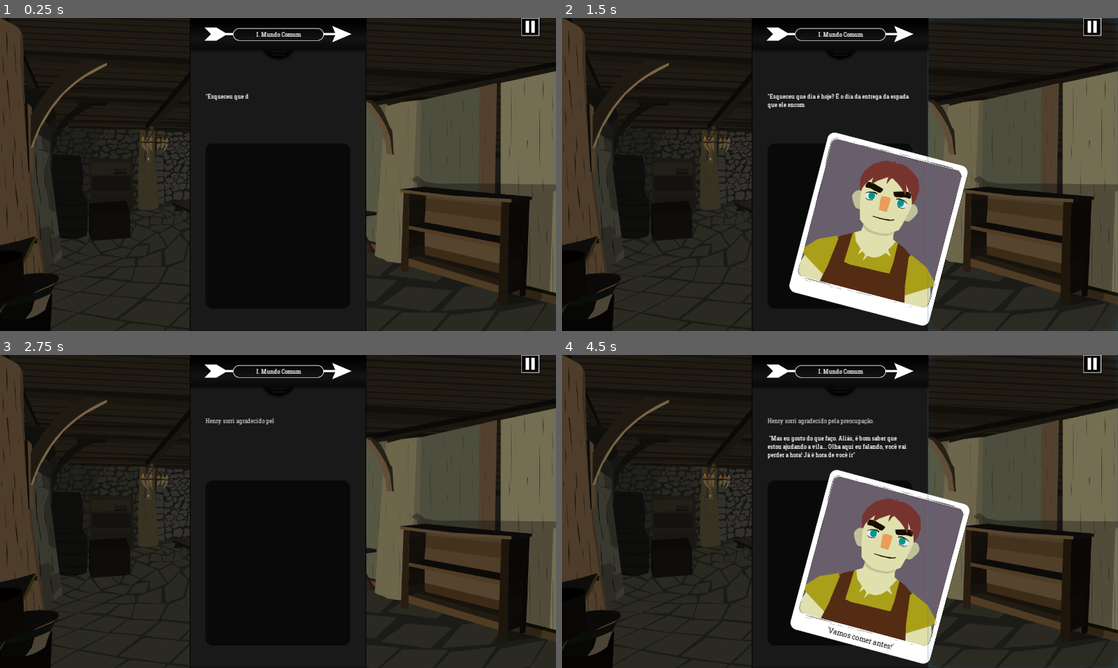
Above: before the commit, frames 1-4 (two rows, left to right).
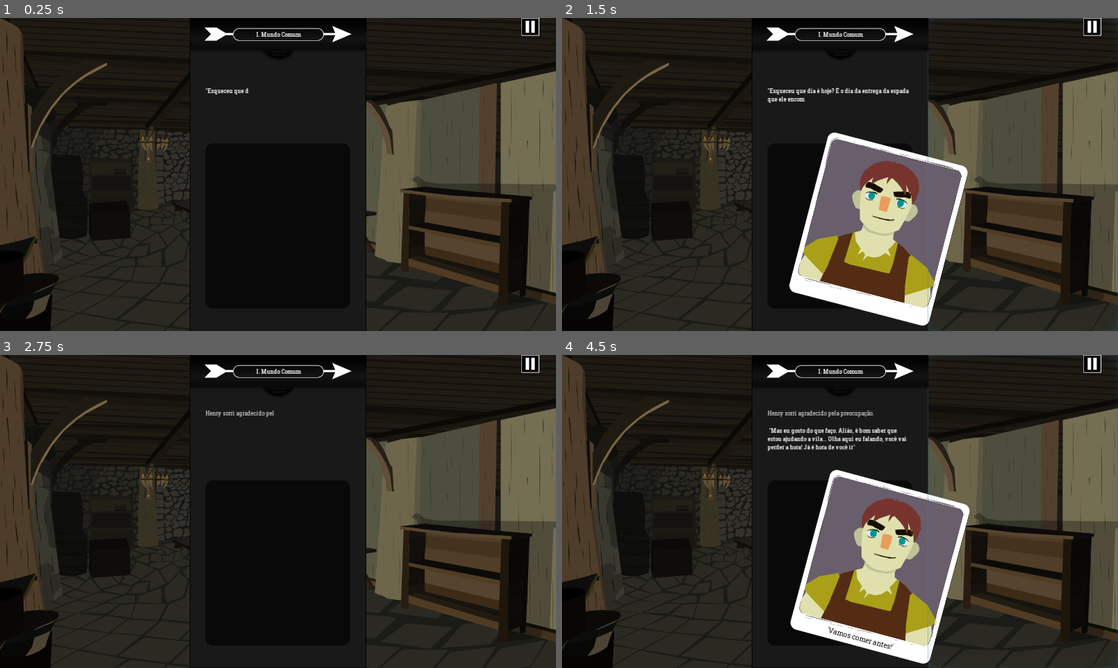
Above: after the commit, the same moments.

Repository: paulsep40/projeto1
Game: Godot game, scene res://Cenas/Historia/Jogo 3/Jogo3.tscn
Same seed, same stepped clock (60 frames per second), same inputs: the game is played once before the commit and once after it. This scene is started directly instead of the project's main scene.
Inputs (mouse positions are in pixels of both pictures, inside the frame that each line leads up to):
- Up to frame 1 (0.25 s): no input
- Up to frame 2 (1.5 s): click (656, 174) at 0.5 s; click (1023, 174) at 1.25 s
- Up to frame 3 (2.75 s): click (278, 511) at 2 s
- Up to frame 4 (4.5 s): click (656, 511) at 2.75 s; click (1023, 511) at 3.5 s; click (840, 511) at 4.25 s

The runs differ from the first frame. In frame 1, 0.2% of the frame differs, in the area x 37-45%, y 22-27%; in frame 2, 0.6%; in frame 3, 0.2%; in frame 4, 1.3%, in the area x 37-62%, y 17-34%.

Commit message:
b

Diff:
--- a/Cenas/Historia/Jogo 10/Jogo10.tscn
+++ b/Cenas/Historia/Jogo 10/Jogo10.tscn
@@ -444,9 +444,9 @@
 anchor_right = 0.0
 anchor_bottom = 0.0
 margin_left = 473.0
-margin_top = 147.0
+margin_top = 98.0
 margin_right = 806.0
-margin_bottom = 312.0
+margin_bottom = 263.0
 rect_pivot_offset = Vector2( 0, 0 )
 rect_clip_content = false
 mouse_filter = 0
@@ -462,7 +462,7 @@
 anchor_right = 0.0
 anchor_bottom = 0.0
 margin_right = 333.0
-margin_bottom = 161.0
+margin_bottom = 184.0
 rect_pivot_offset = Vector2( 0, 0 )
 rect_clip_content = true
 mouse_filter = 0
@@ -472,12 +472,16 @@
 custom_fonts/bold_font = SubResource( 4 )
 custom_fonts/normal_font = SubResource( 6 )
 bbcode_enabled = true
-bbcode_text = "Passando  na frente da feira popular, Ariel se depara com uma senhora desesperada falando com um vendedor..."
+bbcode_text = "A vila de Ordon é composta por várias casas simples, mesmo pequena, é sempre muito povoada!
+Existe um pequeno mercado no centro da vila, uma igreja ao norte e um campo de treinamento recém construído.
+Passando  na frente da feira popular, Ariel se depara com uma senhora desesperada falando com um vendedor..."
 visible_characters = -1
 percent_visible = 1.0
 meta_underlined = true
 tab_size = 1
-text = "Passando  na frente da feira popular, Ariel se depara com uma senhora desesperada falando com um vendedor..."
+text = "A vila de Ordon é composta por várias casas simples, mesmo pequena, é sempre muito povoada!
+Existe um pequeno mercado no centro da vila, uma igreja ao norte e um campo de treinamento recém construído.
+Passando  na frente da feira popular, Ariel se depara com uma senhora desesperada falando com um vendedor..."
 scroll_active = true
 scroll_following = false
 selection_enabled = false
--- a/Cenas/Historia/Jogo 11/Jogo11.tscn
+++ b/Cenas/Historia/Jogo 11/Jogo11.tscn
@@ -443,9 +443,9 @@
 anchor_right = 0.0
 anchor_bottom = 0.0
 margin_left = 473.0
-margin_top = 136.0
+margin_top = 125.0
 margin_right = 806.0
-margin_bottom = 301.0
+margin_bottom = 245.0
 rect_pivot_offset = Vector2( 0, 0 )
 rect_clip_content = false
 mouse_filter = 0
@@ -461,7 +461,7 @@
 anchor_right = 0.0
 anchor_bottom = 0.0
 margin_right = 333.0
-margin_bottom = 161.0
+margin_bottom = 122.0
 rect_pivot_offset = Vector2( 0, 0 )
 rect_clip_content = true
 mouse_filter = 0
--- a/Cenas/Historia/Jogo 15/Jogo15.tscn
+++ b/Cenas/Historia/Jogo 15/Jogo15.tscn
@@ -445,9 +445,9 @@
 anchor_right = 0.0
 anchor_bottom = 0.0
 margin_left = 473.0
-margin_top = 117.0
+margin_top = 102.0
 margin_right = 806.0
-margin_bottom = 262.0
+margin_bottom = 281.0
 rect_pivot_offset = Vector2( 0, 0 )
 rect_clip_content = false
 mouse_filter = 0
@@ -463,7 +463,7 @@
 anchor_right = 0.0
 anchor_bottom = 0.0
 margin_right = 333.0
-margin_bottom = 145.0
+margin_bottom = 181.0
 rect_pivot_offset = Vector2( 0, 0 )
 rect_clip_content = true
 mouse_filter = 0
@@ -475,7 +475,7 @@
 bbcode_enabled = true
 bbcode_text = "A mulher a encara em choque.[b] \"Você...é muito cruel...\"[/b] Ela então solta Ariel e segue seu caminho.
 Depois disso, Ariel se pega pensando em ir procurar o garoto ela mesma. Será que ela teria coragem para isso?
- Sem perceber, ela continua andando até chegar no campo de treino, onde seu treinador a recebe.
+Sem perceber, ela continua andando até chegar no campo de treino, onde seu treinador a recebe.
 [b]\"Bom dia Ariel! Você chegou um pouco atrasada...mas tudo bem. Está pronta para o Treino?\"[/b]"
 visible_characters = -1
 percent_visible = 1.0
@@ -483,7 +483,7 @@
 tab_size = 1
 text = "A mulher a encara em choque. \"Você...é muito cruel...\" Ela então solta Ariel e segue seu caminho.
 Depois disso, Ariel se pega pensando em ir procurar o garoto ela mesma. Será que ela teria coragem para isso?
- Sem perceber, ela continua andando até chegar no campo de treino, onde seu treinador a recebe.
+Sem perceber, ela continua andando até chegar no campo de treino, onde seu treinador a recebe.
 \"Bom dia Ariel! Você chegou um pouco atrasada...mas tudo bem. Está pronta para o Treino?\""
 scroll_active = true
 scroll_following = false
--- a/Cenas/Historia/Jogo 16/Jogo16.tscn
+++ b/Cenas/Historia/Jogo 16/Jogo16.tscn
@@ -445,9 +445,9 @@
 anchor_right = 0.0
 anchor_bottom = 0.0
 margin_left = 473.0
-margin_top = 117.0
+margin_top = 100.0
 margin_right = 806.0
-margin_bottom = 262.0
+margin_bottom = 245.0
 rect_pivot_offset = Vector2( 0, 0 )
 rect_clip_content = false
 mouse_filter = 0
@@ -463,7 +463,7 @@
 anchor_right = 0.0
 anchor_bottom = 0.0
 margin_right = 333.0
-margin_bottom = 145.0
+margin_bottom = 181.0
 rect_pivot_offset = Vector2( 0, 0 )
 rect_clip_content = true
 mouse_filter = 0
--- a/Cenas/Historia/Jogo 3/Jogo3.tscn
+++ b/Cenas/Historia/Jogo 3/Jogo3.tscn
@@ -186,7 +186,7 @@
 font_data = SubResource( 20 )
 _sections_unfolded = [ "Font", "Settings" ]
 
-[node name="Jogo" type="Control"]
+[node name="Jogo" type="Control" index="0"]
 
 anchor_left = 0.0
 anchor_top = 0.0
@@ -443,9 +443,9 @@
 anchor_right = 0.0
 anchor_bottom = 0.0
 margin_left = 473.0
-margin_top = 110.0
+margin_top = 97.0
 margin_right = 806.0
-margin_bottom = 275.0
+margin_bottom = 262.0
 rect_pivot_offset = Vector2( 0, 0 )
 rect_clip_content = false
 mouse_filter = 0
--- a/Cenas/Historia/Jogo 4/Jogo4.tscn
+++ b/Cenas/Historia/Jogo 4/Jogo4.tscn
@@ -443,9 +443,9 @@
 anchor_right = 0.0
 anchor_bottom = 0.0
 margin_left = 473.0
-margin_top = 142.0
+margin_top = 124.0
 margin_right = 806.0
-margin_bottom = 307.0
+margin_bottom = 234.0
 rect_pivot_offset = Vector2( 0, 0 )
 rect_clip_content = false
 mouse_filter = 0
@@ -461,7 +461,7 @@
 anchor_right = 0.0
 anchor_bottom = 0.0
 margin_right = 333.0
-margin_bottom = 161.0
+margin_bottom = 109.0
 rect_pivot_offset = Vector2( 0, 0 )
 rect_clip_content = true
 mouse_filter = 0
--- a/Cenas/Historia/Jogo 5/Jogo5.tscn
+++ b/Cenas/Historia/Jogo 5/Jogo5.tscn
@@ -186,7 +186,7 @@
 font_data = SubResource( 20 )
 _sections_unfolded = [ "Font", "Settings" ]
 
-[node name="Jogo" type="Control"]
+[node name="Jogo" type="Control" index="0"]
 
 anchor_left = 0.0
 anchor_top = 0.0
@@ -443,9 +443,9 @@
 anchor_right = 0.0
 anchor_bottom = 0.0
 margin_left = 473.0
-margin_top = 156.0
+margin_top = 142.0
 margin_right = 806.0
-margin_bottom = 321.0
+margin_bottom = 227.0
 rect_pivot_offset = Vector2( 0, 0 )
 rect_clip_content = false
 mouse_filter = 0
@@ -461,7 +461,7 @@
 anchor_right = 0.0
 anchor_bottom = 0.0
 margin_right = 333.0
-margin_bottom = 161.0
+margin_bottom = 85.0
 rect_pivot_offset = Vector2( 0, 0 )
 rect_clip_content = true
 mouse_filter = 0
--- a/Cenas/Historia/Jogo 7/Jogo7.tscn
+++ b/Cenas/Historia/Jogo 7/Jogo7.tscn
@@ -444,9 +444,9 @@
 anchor_right = 0.0
 anchor_bottom = 0.0
 margin_left = 473.0
-margin_top = 131.0
+margin_top = 126.0
 margin_right = 806.0
-margin_bottom = 296.0
+margin_bottom = 251.0
 rect_pivot_offset = Vector2( 0, 0 )
 rect_clip_content = false
 mouse_filter = 0
@@ -462,7 +462,7 @@
 anchor_right = 0.0
 anchor_bottom = 0.0
 margin_right = 333.0
-margin_bottom = 161.0
+margin_bottom = 141.0
 rect_pivot_offset = Vector2( 0, 0 )
 rect_clip_content = true
 mouse_filter = 0
--- a/Cenas/Historia/Jogo 8/Jogo8.tscn
+++ b/Cenas/Historia/Jogo 8/Jogo8.tscn
@@ -444,9 +444,9 @@
 anchor_right = 0.0
 anchor_bottom = 0.0
 margin_left = 473.0
-margin_top = 110.0
+margin_top = 144.0
 margin_right = 806.0
-margin_bottom = 275.0
+margin_bottom = 215.0
 rect_pivot_offset = Vector2( 0, 0 )
 rect_clip_content = false
 mouse_filter = 0
@@ -462,7 +462,7 @@
 anchor_right = 0.0
 anchor_bottom = 0.0
 margin_right = 333.0
-margin_bottom = 161.0
+margin_bottom = 67.0
 rect_pivot_offset = Vector2( 0, 0 )
 rect_clip_content = true
 mouse_filter = 0
@@ -473,19 +473,13 @@
 custom_fonts/normal_font = SubResource( 6 )
 bbcode_enabled = true
 bbcode_text = "Henry sorri aliviado. [b]“Tenha um bom dia! ”[/b].
-Ariel se despede e sai de casa, passa pela forja acesa no jardim e segue em direção à vila.
-A vila de Ordon é composta por várias casas simples, mesmo pequena, é sempre muito povoada!
-Existe um pequeno mercado no centro da vila, uma igreja ao norte e um campo de treinamento recém construído
-"
+Ariel se despede e sai de casa, passa pela forja acesa no jardim e segue em direção à vila. "
 visible_characters = -1
 percent_visible = 1.0
 meta_underlined = true
 tab_size = 1
 text = "Henry sorri aliviado. “Tenha um bom dia! ”.
-Ariel se despede e sai de casa, passa pela forja acesa no jardim e segue em direção à vila.
-A vila de Ordon é composta por várias casas simples, mesmo pequena, é sempre muito povoada!
-Existe um pequeno mercado no centro da vila, uma igreja ao norte e um campo de treinamento recém construído
-"
+Ariel se despede e sai de casa, passa pela forja acesa no jardim e segue em direção à vila. "
 scroll_active = true
 scroll_following = false
 selection_enabled = false
--- a/Cenas/Historia/Jogo 9/Jogo9.tscn
+++ b/Cenas/Historia/Jogo 9/Jogo9.tscn
@@ -444,9 +444,9 @@
 anchor_right = 0.0
 anchor_bottom = 0.0
 margin_left = 473.0
-margin_top = 110.0
+margin_top = 140.0
 margin_right = 806.0
-margin_bottom = 275.0
+margin_bottom = 228.0
 rect_pivot_offset = Vector2( 0, 0 )
 rect_clip_content = false
 mouse_filter = 0
@@ -462,7 +462,7 @@
 anchor_right = 0.0
 anchor_bottom = 0.0
 margin_right = 333.0
-margin_bottom = 161.0
+margin_bottom = 95.0
 rect_pivot_offset = Vector2( 0, 0 )
 rect_clip_content = true
 mouse_filter = 0
@@ -473,21 +473,13 @@
 custom_fonts/normal_font = SubResource( 6 )
 bbcode_enabled = true
 bbcode_text = "[b]”Ah...Desculpe. Certo...\"[/b] Henry suspira um pouco abatido.
-Ariel sai de casa, passa pela forja acesa no jardim e segue em direção à vila.
- A vila de Ordon é composta por várias casas simples, mesmo pequena, é sempre muito povoada!
-Existe um pequeno mercado no centro da vila, uma igreja ao norte e um campo de treinamento recém construído
-
-"
+Ariel sai de casa, passa pela forja acesa no jardim e segue em direção à vila."
 visible_characters = -1
 percent_visible = 1.0
 meta_underlined = true
 tab_size = 1
 text = "”Ah...Desculpe. Certo...\" Henry suspira um pouco abatido.
-Ariel sai de casa, passa pela forja acesa no jardim e segue em direção à vila.
- A vila de Ordon é composta por várias casas simples, mesmo pequena, é sempre muito povoada!
-Existe um pequeno mercado no centro da vila, uma igreja ao norte e um campo de treinamento recém construído
-
-"
+Ariel sai de casa, passa pela forja acesa no jardim e segue em direção à vila."
 scroll_active = true
 scroll_following = false
 selection_enabled = false
--- a/Cenas/Splash Screen/SplashUFC.tscn
+++ b/Cenas/Splash Screen/SplashUFC.tscn
@@ -22,7 +22,7 @@
 "values": [ Color( 1, 1, 1, 0 ), Color( 1, 1, 1, 1 ), Color( 1, 1, 1, 1 ), Color( 1, 1, 1, 0 ) ]
 }
 
-[node name="SplashUFC" type="Control"]
+[node name="SplashUFC" type="Control" index="0"]
 
 anchor_left = 0.0
 anchor_top = 0.0
